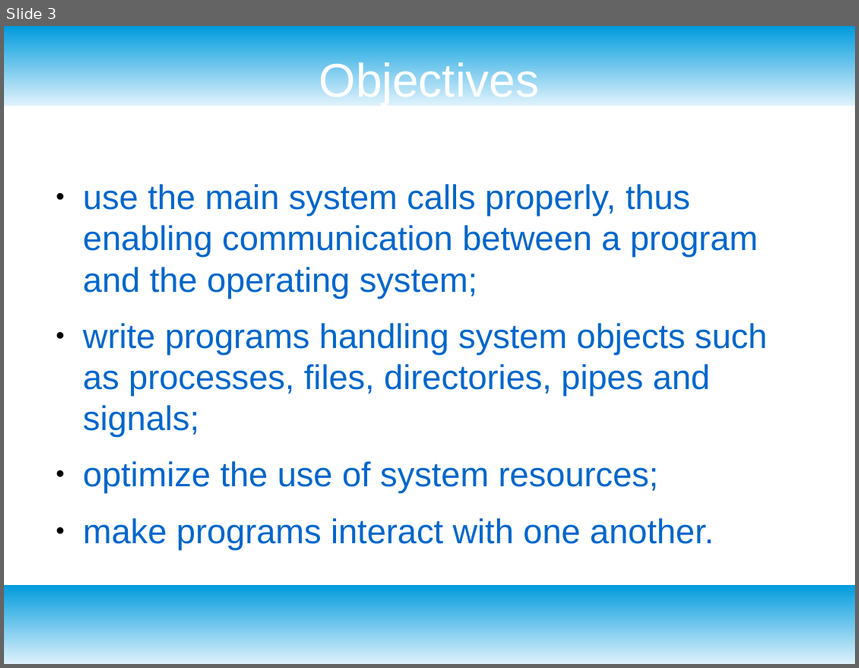
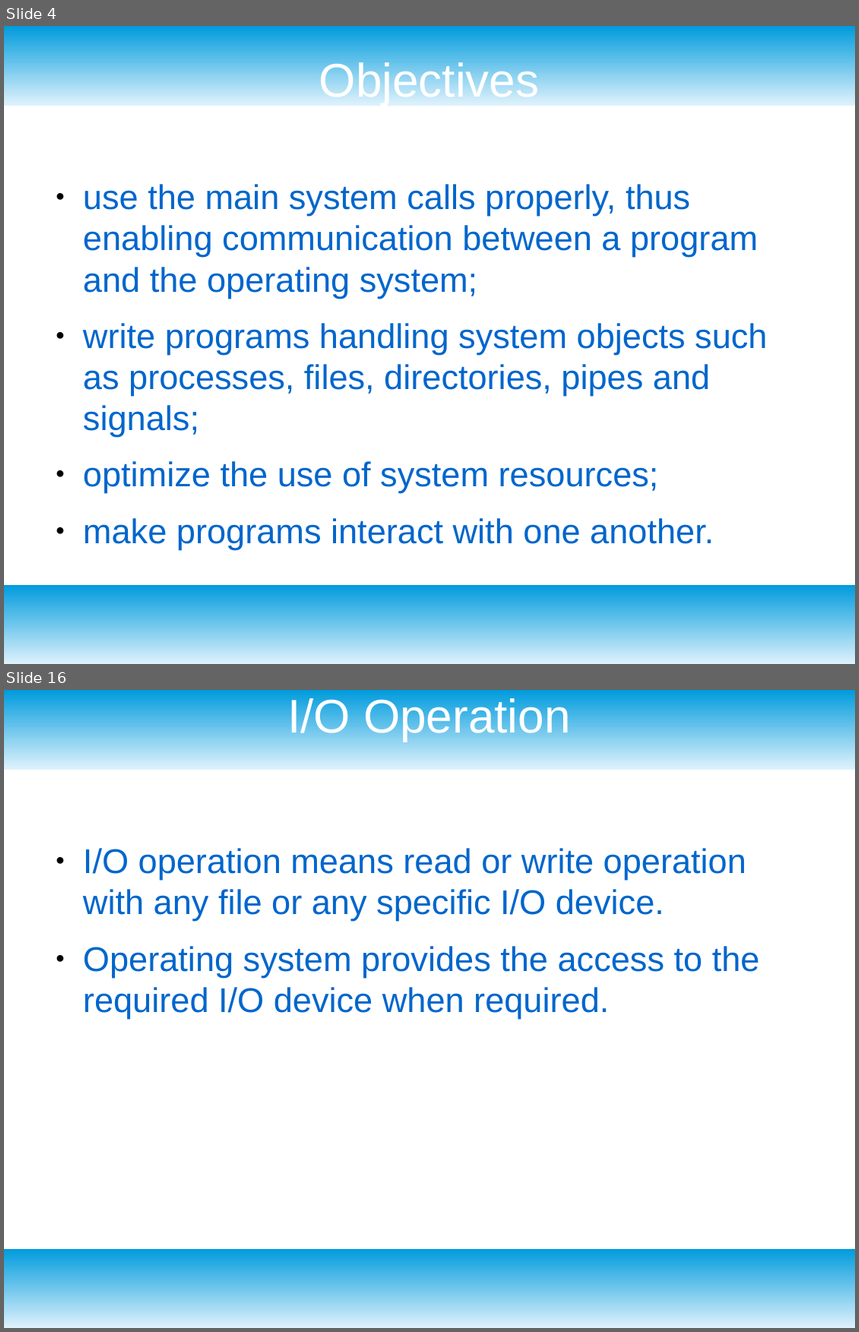
Before and after one commit to alievako/systemprogramming, a slide deck: lc1.odp. Shown one above the other, each under a label of ours: slide 3 before the commit, slides 4 and 16 after it; the slides between them are not shown. The pictures are 859x668 and 859x1332 pixels, drawn with LibreOffice and Linux fonts; fonts in the diff are those of the drawing. Boxes give left, top, right and bottom in pixels: in the first picture for what was removed or moved away, otherwise in the second. Text is boxed around its words. In the diff, an @@ line names an element or a change of style, - is before the commit and + after.

```diff
--- a/lc1.odp
+++ b/lc1.odp
@@ slide 16 added at box(4, 690, 855, 1328), background #FFFFFF; not listed: 2 template elements that a slide beside it also shows @@
@@ title added at box(287, 695, 570, 741), 44 pt, text #FFFFFF @@
+I/O Operation
@@ text added at box(83, 848, 760, 1018), 32 pt, text #0066CC @@
+● I/O operation means read or write operation with any file or any specific I/O device.
+● Operating system provides the access to the required I/O device when required.
@@ what was slide 3 is now slide 4 @@
```
Also in this commit, not shown: 2 slides changed, 38 other slides added, 1 slide removed, 4 other files.
